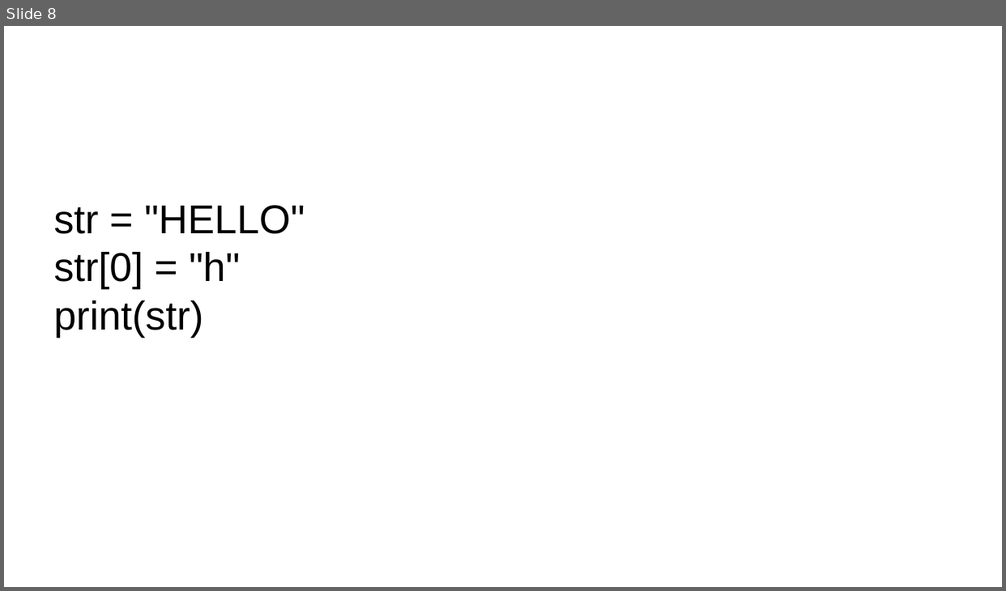
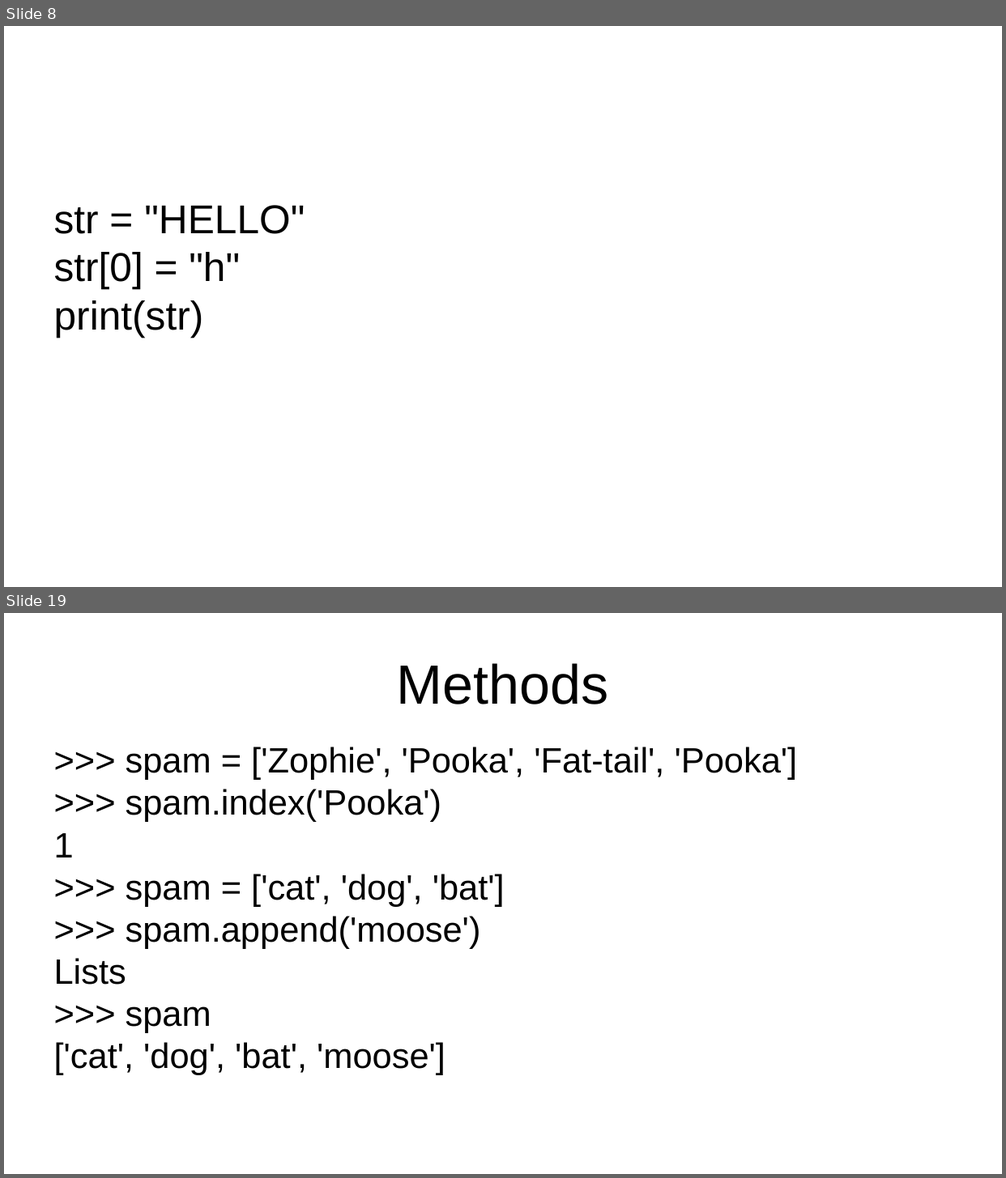
Before and after one commit to ApoorvaJu08/Python-khatmandu, a slide deck: Teaching/Strings.odp. Shown one above the other, each under a label of ours: slide 8 before the commit, slides 8 and 19 after it; the slides between them are not shown. The pictures are 1006x591 and 1006x1178 pixels, drawn with LibreOffice and Linux fonts; fonts in the diff are those of the drawing. Boxes give left, top, right and bottom in pixels: in the first picture for what was removed or moved away, otherwise in the second. Text is boxed around its words. In the diff, an @@ line names an element or a change of style, - is before the commit and + after.

```diff
--- a/Teaching/Strings.odp
+++ b/Teaching/Strings.odp
@@ slide 19 added at (4,613,1002,1174), background #FFFFFF @@
@@ title added at (397,663,609,705), 44 pt, text #000000 @@
+Methods
@@ subtitle added at (54,747,798,1076), 28 pt, text #000000 @@
+>>> spam = ['Zophie', 'Pooka', 'Fat-tail', 'Pooka']
+>>> spam.index('Pooka')
+1
+>>> spam = ['cat', 'dog', 'bat']
+>>> spam.append('moose')
+Lists
+>>> spam
+['cat', 'dog', 'bat', 'moose']
```
Also in this commit, not shown: 14 other slides added, 1 slide removed.
